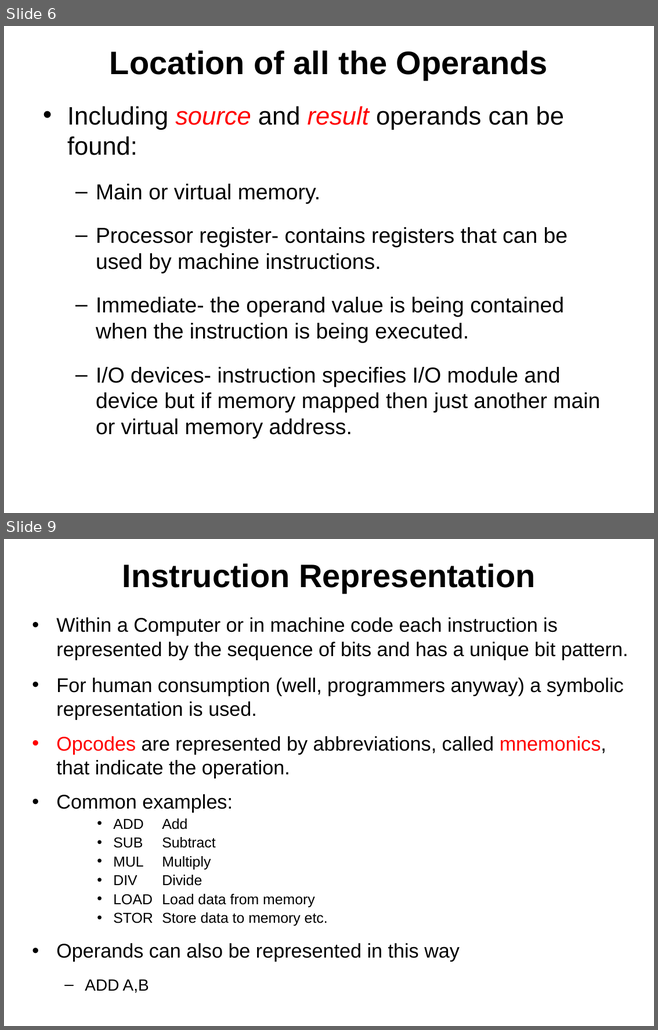
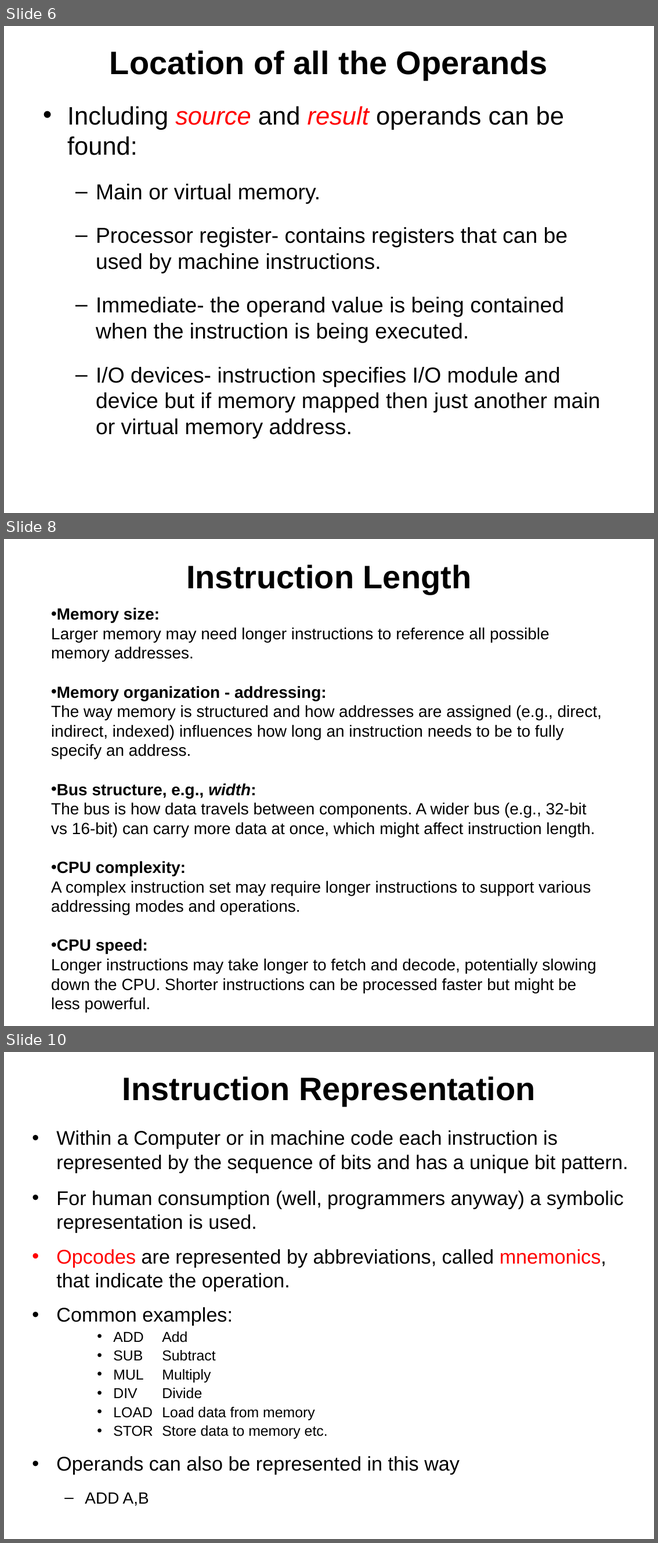
Before and after one commit to bamboat3/coal, a slide deck: Lectures/lecture_04_machine_inst_charac.pptx. Shown one above the other, each under a label of ours: slides 6 and 9 before the commit, slides 6, 8 and 10 after it; the slides between them are not shown. The pictures are 658x1030 and 658x1543 pixels, drawn with LibreOffice and Linux fonts; fonts in the diff are those of the drawing. Boxes give left, top, right and bottom in pixels: in the first picture for what was removed or moved away, otherwise in the second. Text is boxed around its words. In the diff, an @@ line names an element or a change of style, - is before the commit and + after.

```diff
--- a/Lectures/lecture_04_machine_inst_charac.pptx
+++ b/Lectures/lecture_04_machine_inst_charac.pptx
@@ slide 8 added at box(4, 539, 654, 1026), background #FFFFFF @@
@@ title added at box(186, 565, 471, 594), 36 pt, text #000000, bold @@
+Instruction Length
@@ text added at box(51, 607, 601, 1012), 18 pt, text #000000 @@
+• Memory size:
+  Larger memory may need longer instructions to reference all possible memory addresses.
+• Memory organization - addressing:
+  The way memory is structured and how addresses are assigned (e.g., direct, indirect, indexed) influences how long an instruction needs to be to fully specify an address.
+• Bus structure, e.g., width:
+  The bus is how data travels between components. A wider bus (e.g., 32-bit vs 16-bit) can carry more data at once, which might affect instruction length.
+• CPU complexity:
+  A complex instruction set may require longer instructions to support various addressing modes and operations.
+• CPU speed:
+  Longer instructions may take longer to fetch and decode, potentially slowing down the CPU. Shorter instructions can be processed faster but might be less powerful.
@@ what was slide 9 is now slide 10 @@
```
Also in this commit, not shown: 8 slides changed, 4 other slides added.
